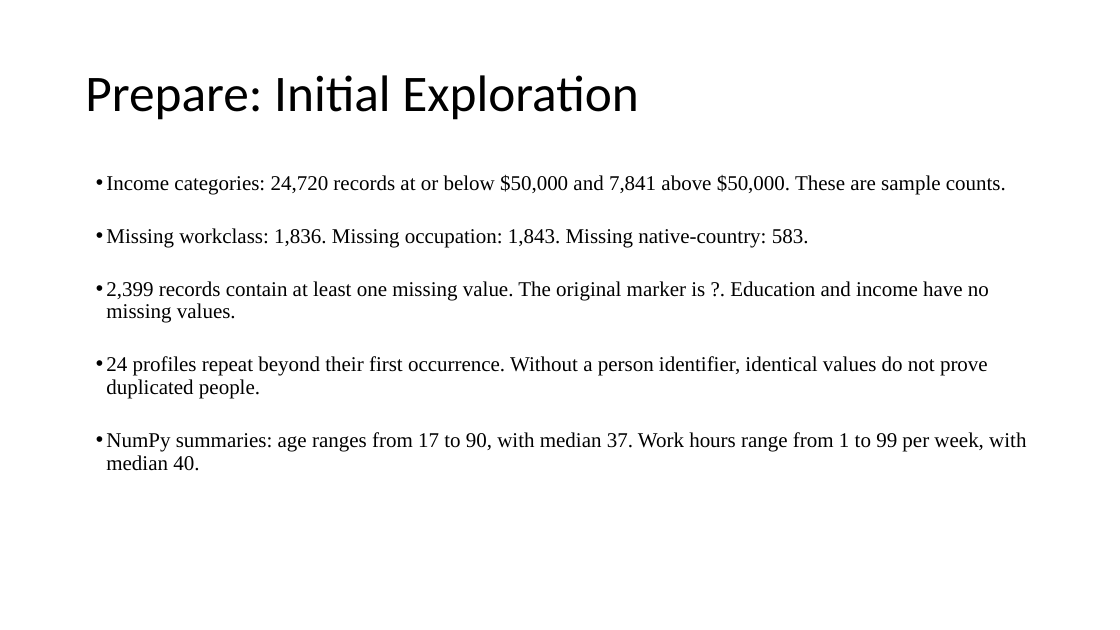
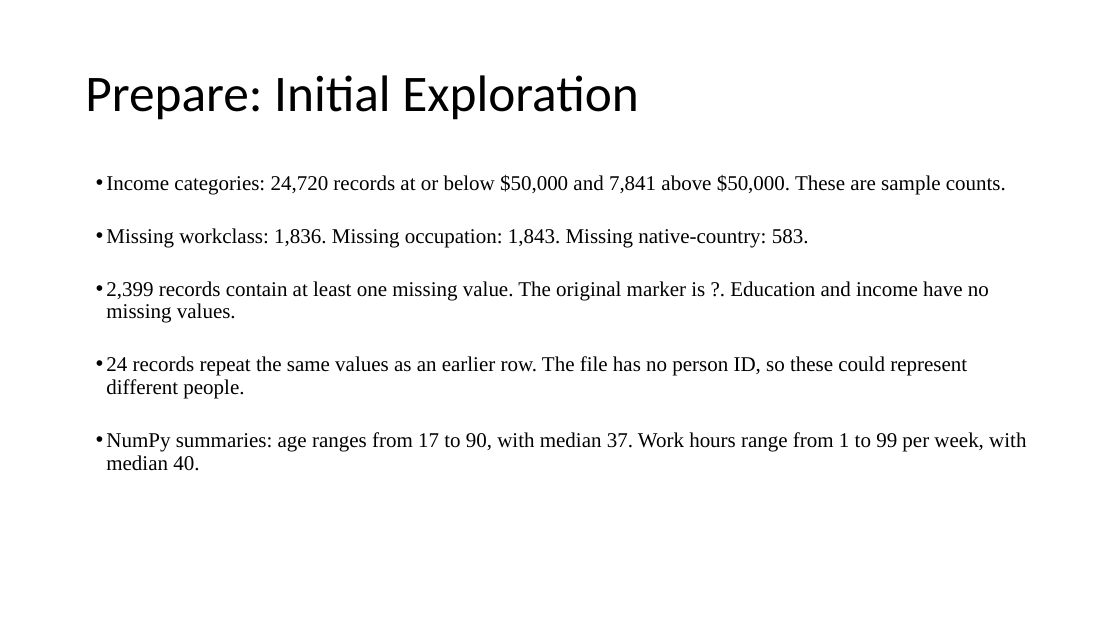
Before and after one commit to mascon0423/ANA500, a slide deck: slide 5 of deliverables/Douglas_Bobeck_ANA500_Micro_Project_1.pptx. Drawn at 1120x630 pixels with LibreOffice and Linux fonts; fonts in the diff are those of the drawing. Boxes give left, top, right and bottom in pixels: in the first picture for what was removed or moved away, otherwise in the second. Text is boxed around its words. In the diff, an @@ line names an element or a change of style, - is before the commit and + after.

```diff
--- a/deliverables/Douglas_Bobeck_ANA500_Micro_Project_1.pptx
+++ b/deliverables/Douglas_Bobeck_ANA500_Micro_Project_1.pptx
@@ text at bbox=[106, 356, 967, 399]: text changed @@
-• 24 profiles repeat beyond their first occurrence. Without a person identifier, identical values do not prove duplicated people.
+• 24 records repeat the same values as an earlier row. The file has no person ID, so these could represent different people.
```
Also in this commit, not shown: 5 other slides changed, 4 other files.
